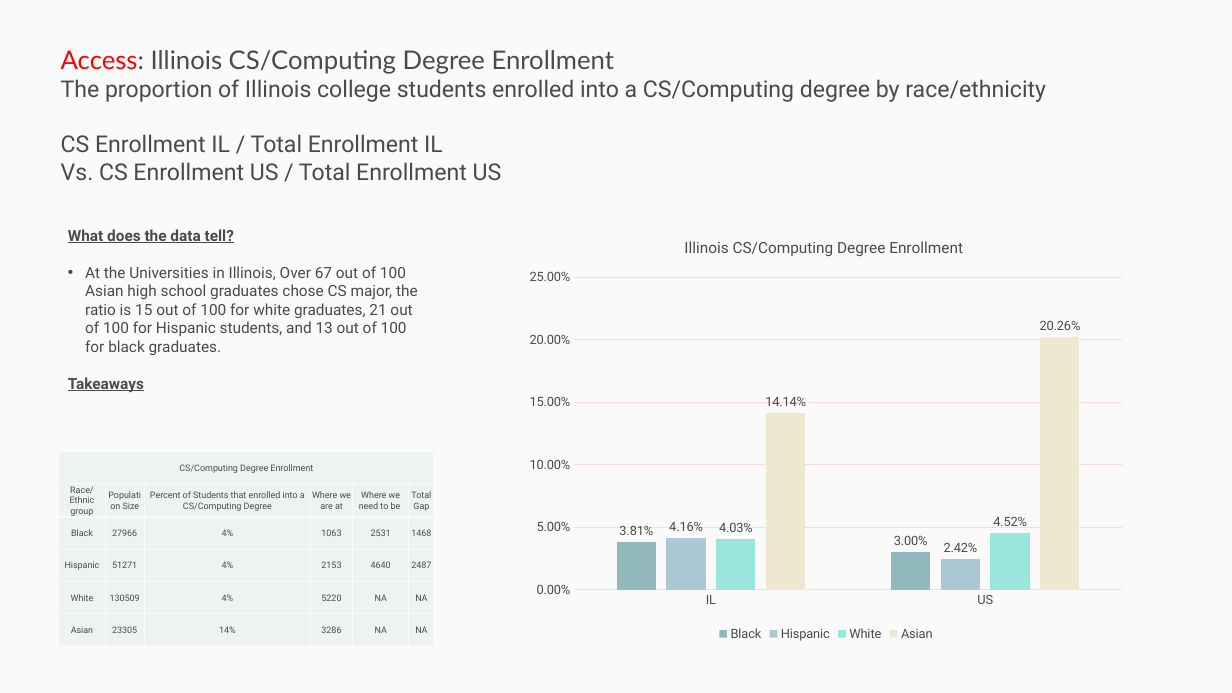
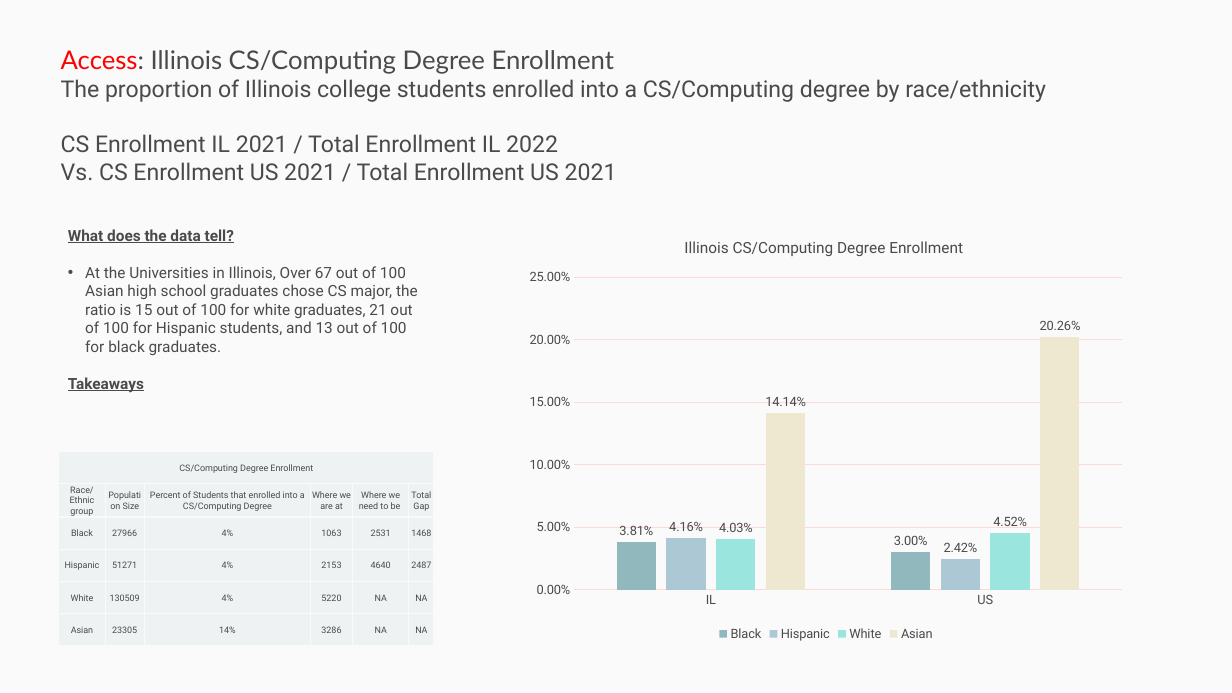
Before and after one commit to p33chicago/P33-DEI-dashboard-project, a slide deck: slide 26 of docs/Deep diving plots.pptx. Drawn at 1232x693 pixels with LibreOffice and Linux fonts; fonts in the diff are those of the drawing. Boxes give left, top, right and bottom in pixels: in the first picture for what was removed or moved away, otherwise in the second. Text is boxed around its words. In the diff, an @@ line names an element or a change of style, - is before the commit and + after.

```diff
--- a/docs/Deep diving plots.pptx
+++ b/docs/Deep diving plots.pptx
@@ text at [61,134,617,180]: text changed @@
-CS Enrollment IL / Total Enrollment IL
-Vs. CS Enrollment US / Total Enrollment US
+CS Enrollment IL 2021 / Total Enrollment IL 2022
+Vs. CS Enrollment US 2021 / Total Enrollment US 2021
```
Also in this commit, not shown: 7 other slides changed, 3 other files.
